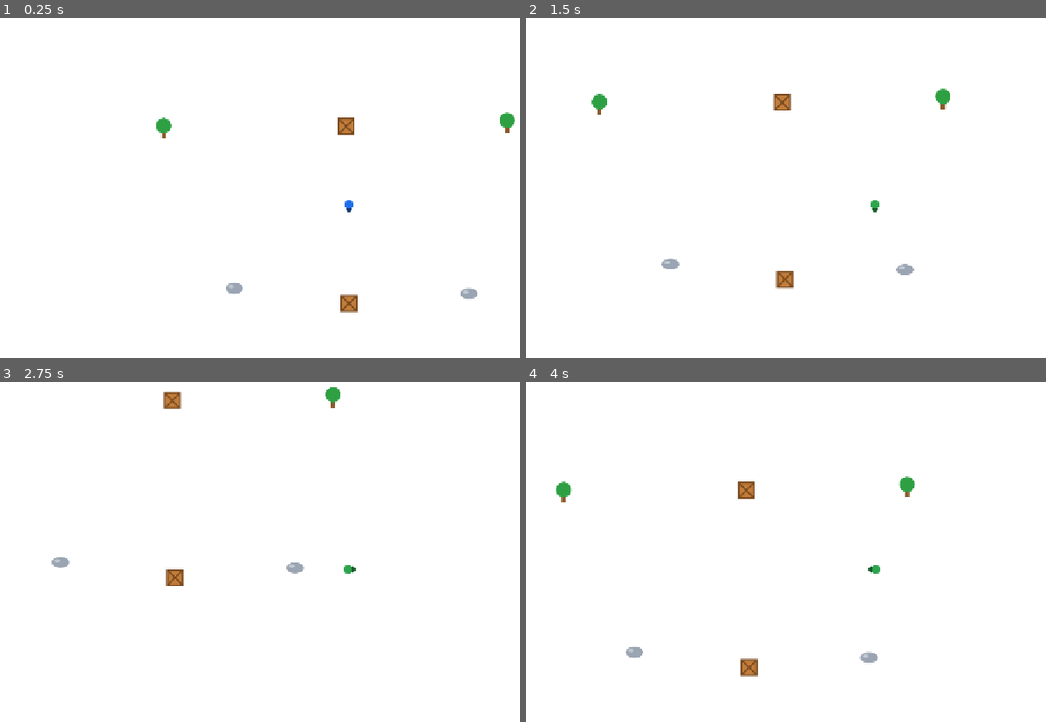
Above: before the commit, frames 1-4 (two rows, left to right).
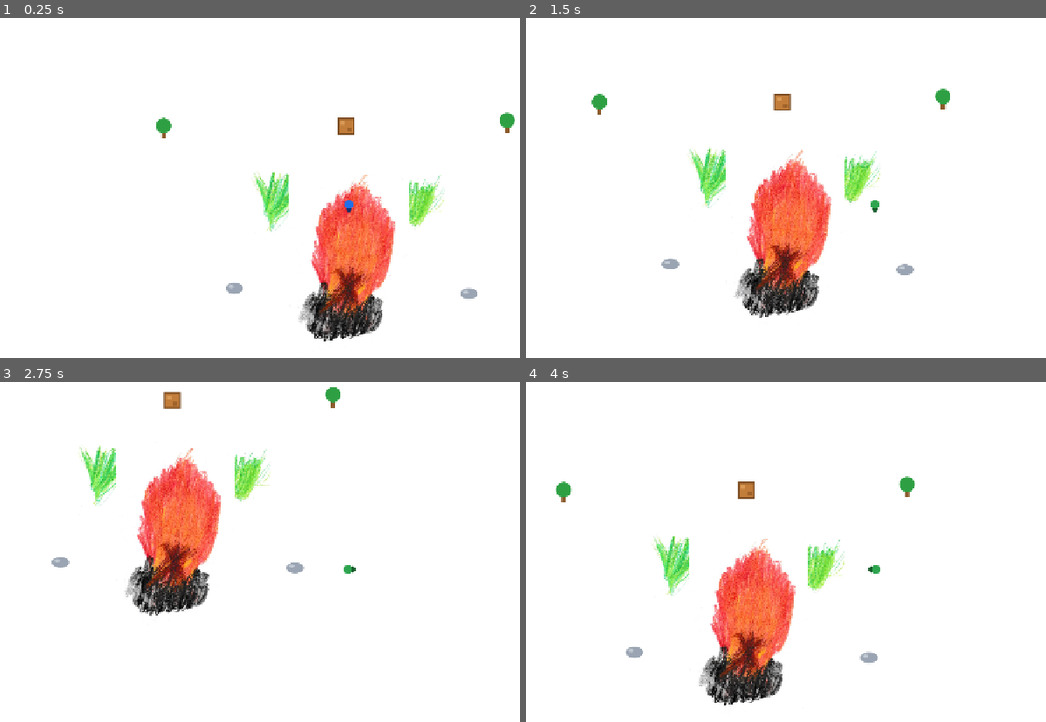
Above: after the commit, the same moments.

Repository: Drahos141/GameProject
Game: Godot game, scene res://scenes/main.tscn
Same seed, same stepped clock (60 frames per second), same inputs: the game is played once before the commit and once after it.
Inputs:
- Up to frame 1 (0.25 s): no input
- Up to frame 2 (1.5 s): tap Enter at 0.5 s; hold Right (ui_right) 0.53-1.28 s; hold Down (ui_down) from 1.28 s (still down)
- Up to frame 3 (2.75 s): release Down (ui_down) at 2.03 s; hold Right (ui_right) from 2.03 s (still down)
- Up to frame 4 (4 s): release Right (ui_right) at 2.78 s; hold Up (ui_up) 2.78-3.53 s; hold Left (ui_left) from 3.53 s (still down)

The runs differ from the first frame. In frame 1, 7.1% of the frame differs, in the area x 48-86%, y 29-96%; in frame 2, 7.2%; in frame 3, 7.2%; in frame 4, 7.2%, in the area x 24-62%, y 29-96%.

Commit message:
More Assets + Fix

Diff:
--- /dev/null
+++ b/assets/objects/box.svg
@@ -0,0 +1,6 @@
+<svg xmlns="http://www.w3.org/2000/svg" width="36" height="36" viewBox="0 0 36 36">
+  <rect width="36" height="36" fill="none"/>
+  <rect x="4" y="4" width="28" height="28" fill="#c27d3a" stroke="#7a4b20" stroke-width="3"/>
+  <rect x="8" y="8" width="8" height="8" fill="#d89a57"/>
+  <rect x="20" y="20" width="8" height="8" fill="#9f622a"/>
+</svg>
--- a/scenes/main.tscn
+++ b/scenes/main.tscn
@@ -11,7 +11,10 @@
 [ext_resource type="Texture2D" path="res://assets/player/walk_right.svg" id="9_pwr1"]
 [ext_resource type="Texture2D" path="res://assets/objects/tree.svg" id="10_tree"]
 [ext_resource type="Texture2D" path="res://assets/objects/rock.svg" id="11_rock"]
-[ext_resource type="Texture2D" path="res://assets/objects/crate.svg" id="12_crate"]
+[ext_resource type="Texture2D" path="res://assets/objects/box.svg" id="12_crate"]
+[ext_resource type="Texture2D" path="res://assets/objects/grass1.jpg" id="13_grass1"]
+[ext_resource type="Texture2D" path="res://assets/objects/grass2.jpg" id="14_grass2"]
+[ext_resource type="Texture2D" path="res://assets/objects/firePlace.png" id="15_fire"]
 
 [sub_resource type="CircleShape2D" id="CircleShape2D_r2axr"]
 radius = 12.0
@@ -109,6 +112,21 @@
 position = Vector2(640, 540)
 texture = ExtResource("12_crate")
 
+[node name="GrassPatchA" type="Sprite2D" parent="."]
+position = Vector2(520, 360)
+scale = Vector2(0.4, 0.4)
+texture = ExtResource("13_grass1")
+
+[node name="GrassPatchB" type="Sprite2D" parent="."]
+position = Vector2(760, 360)
+scale = Vector2(0.4, 0.4)
+texture = ExtResource("14_grass2")
+
+[node name="FirePlaceA" type="Sprite2D" parent="."]
+position = Vector2(640, 460)
+scale = Vector2(0.5, 0.5)
+texture = ExtResource("15_fire")
+
 [node name="Player" type="CharacterBody2D" parent="."]
 position = Vector2(640, 360)
 script = ExtResource("1_xf71q")
Binary file added: assets/objects/firePlace.png
Binary file added: assets/objects/grass1.jpg
Binary file added: assets/objects/grass2.jpg
Not shown: 1 places in scenes/main.tscn that only renumber resources
Not shown, changed: README.md
